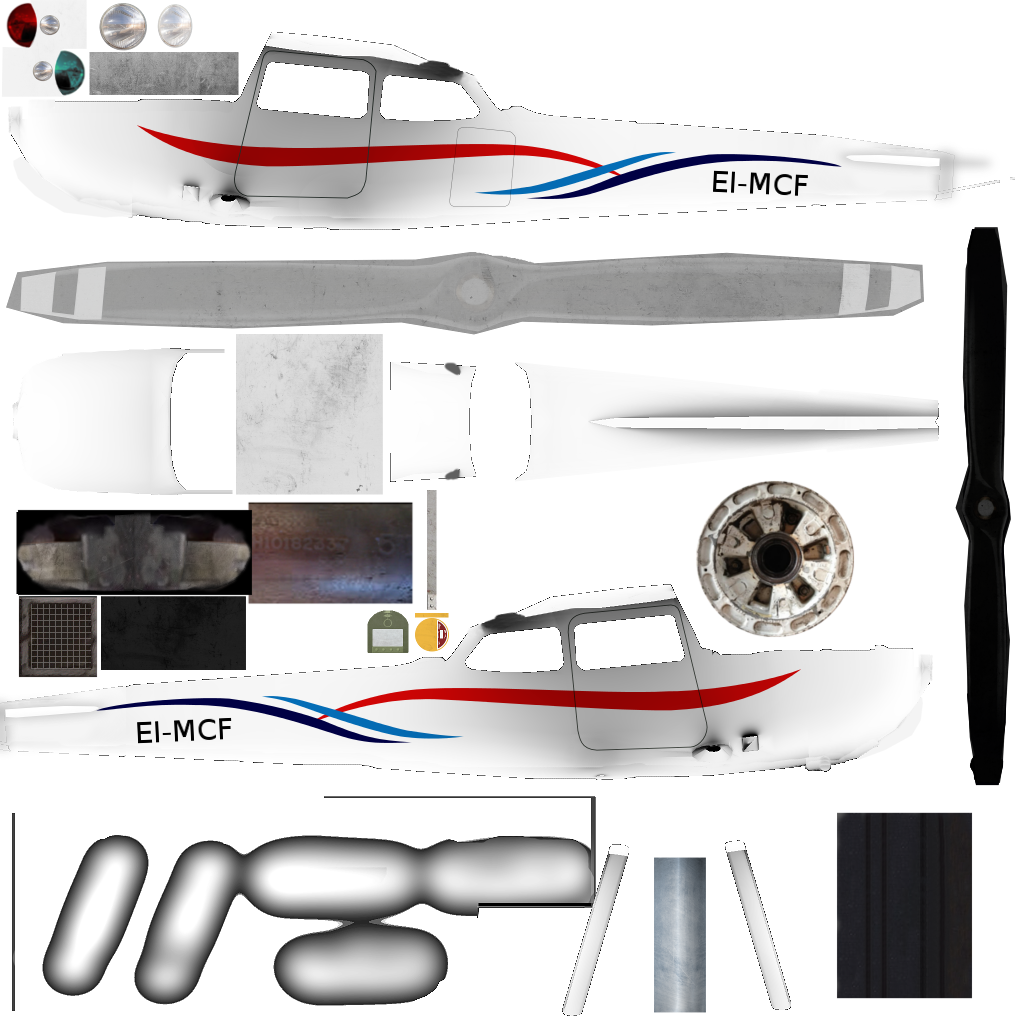
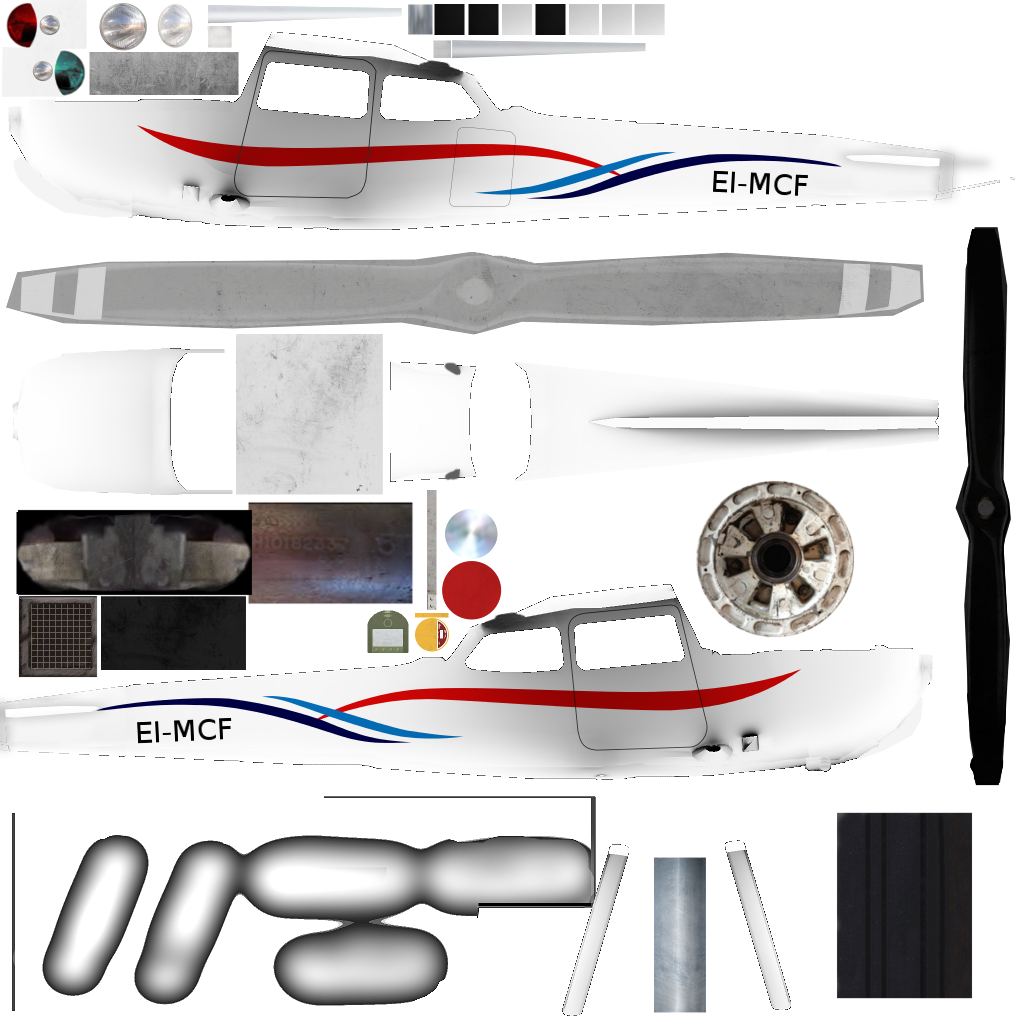
Layered file, before and after one edit (1024 x 1024). Changes by layer:
added layer "Clipboard #6" above "Clipboard #3" over box(207, 4, 665, 620)
